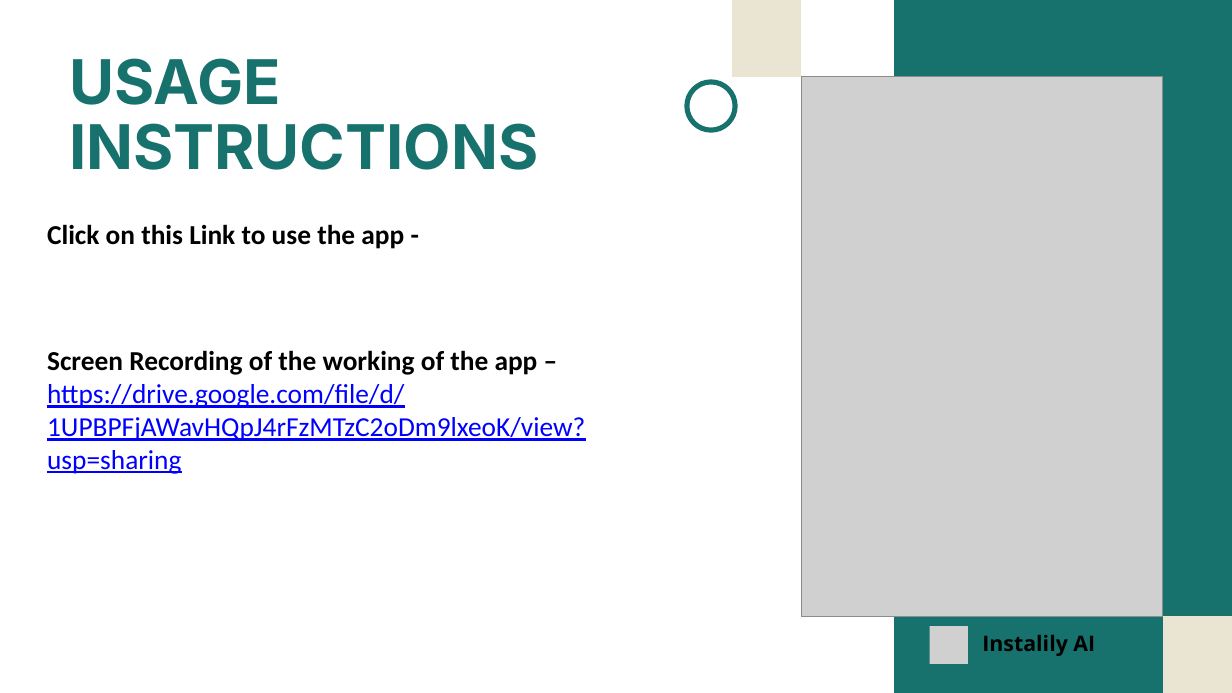
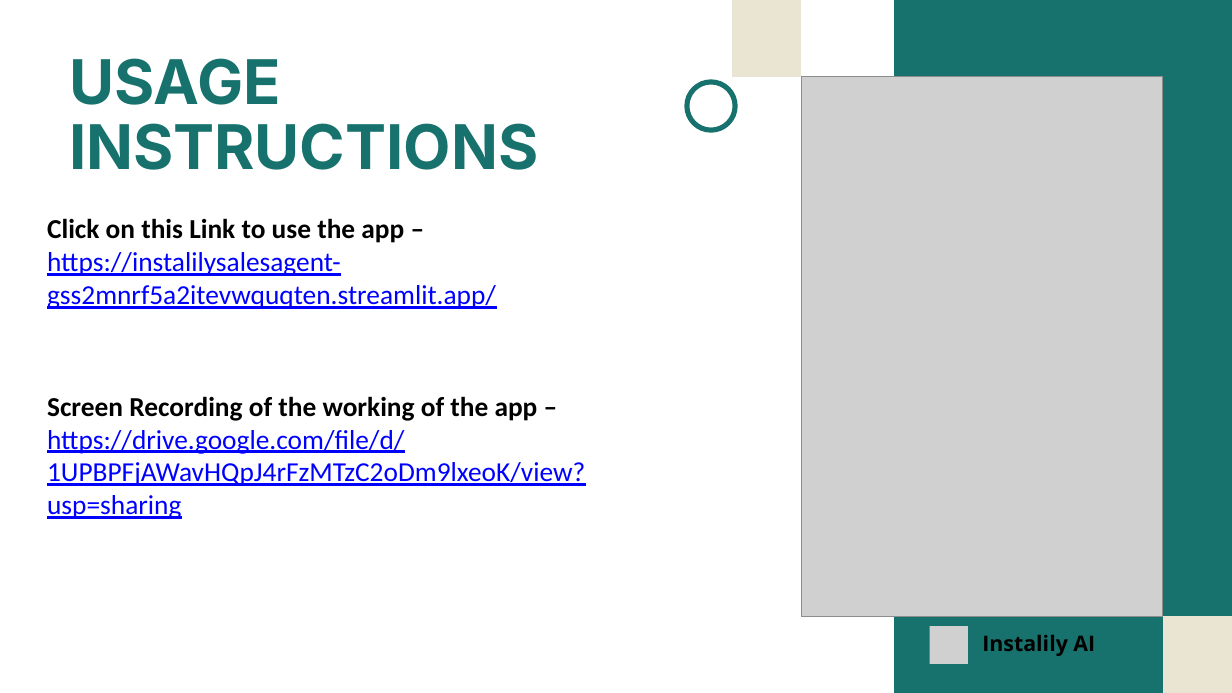
Before and after one commit to udyansachdev1/instalily_sales_agent, a slide deck: slide 6 of instalily_sales_agent.pptx. Drawn at 1232x693 pixels with LibreOffice and Linux fonts; fonts in the diff are those of the drawing; grey boxes stand for pictures. Boxes give left, top, right and bottom in pixels: in the first picture for what was removed or moved away, otherwise in the second. Text is boxed around its words. In the diff, an @@ line names an element or a change of style, - is before the commit and + after.

```diff
--- a/instalily_sales_agent.pptx
+++ b/instalily_sales_agent.pptx
@@ text at [47, 218, 496, 309]: text changed; text colour #000000 to #0000FF; bold off @@
-Click on this Link to use the app -
+Click on this Link to use the app –
+https://instalilysalesagent-gss2mnrf5a2itevwquqten.streamlit.app/
@@ text "Screen Recording of the working ...": place and size @@
-text "Screen Recording of the working ..." at [47, 350, 585, 474]
+text "Screen Recording of the working ..." at [47, 396, 585, 519]
```
